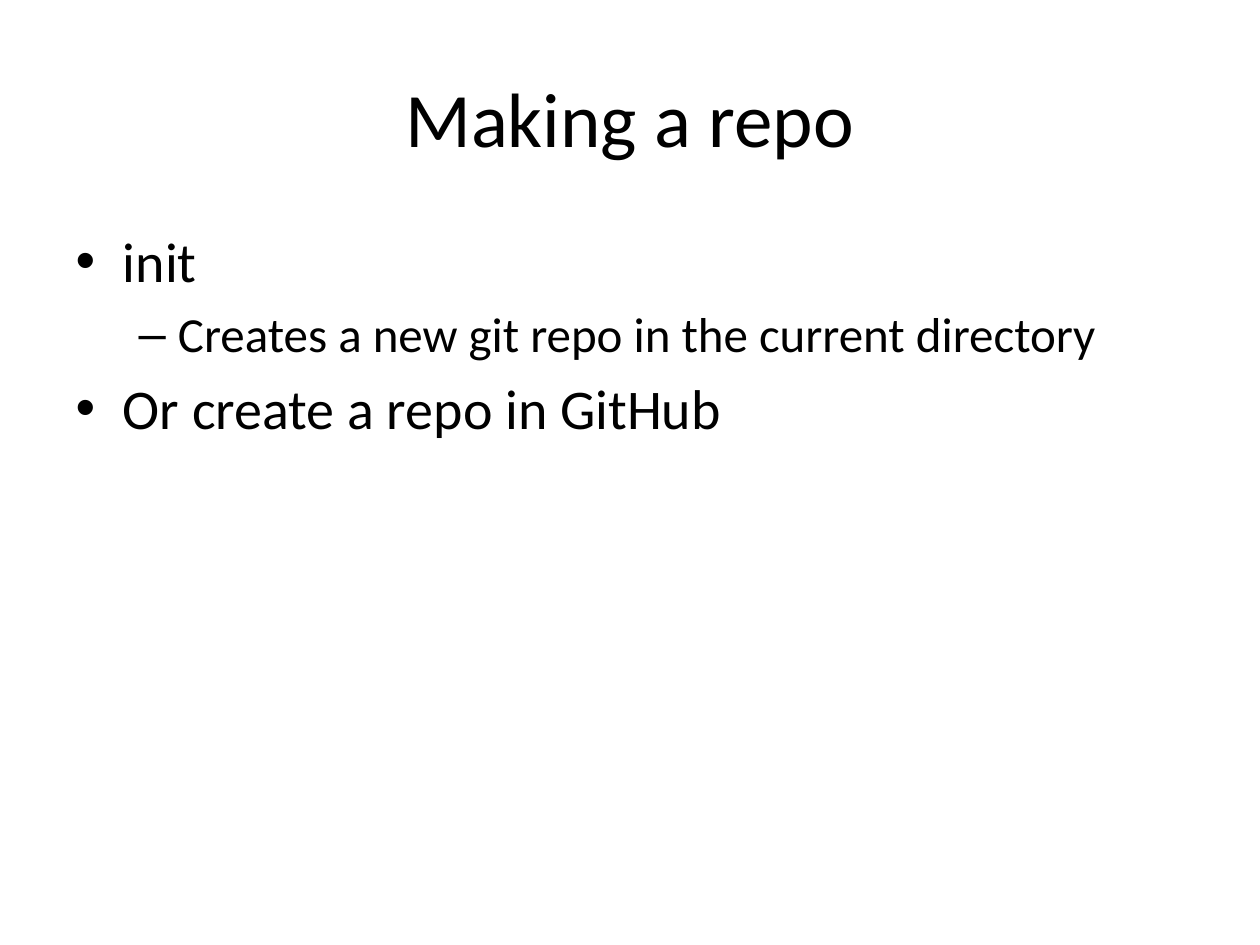
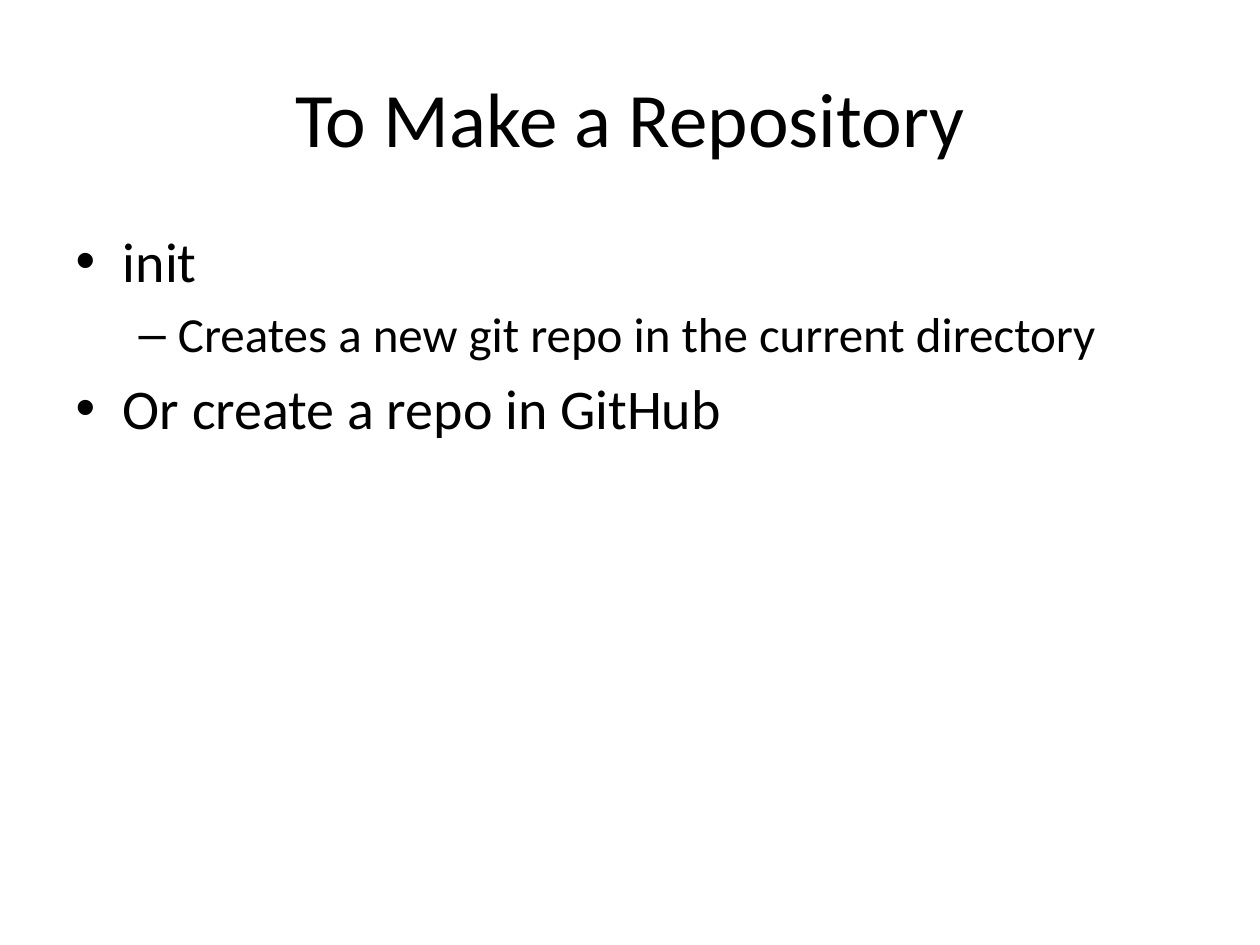
Before and after one commit to jessehartloff/CourseWebsite, a slide deck: slide 9 of static/courses/10-VersionControl.pptx. Drawn at 1260x945 pixels with LibreOffice and Linux fonts; fonts in the diff are those of the drawing. Boxes give left, top, right and bottom in pixels: in the first picture for what was removed or moved away, otherwise in the second. Text is boxed around its words. In the diff, an @@ line names an element or a change of style, - is before the commit and + after.

```diff
--- a/static/courses/10-VersionControl.pptx
+++ b/static/courses/10-VersionControl.pptx
@@ title at bbox=[295, 93, 964, 160]: text changed @@
-Making a repo
+To Make a Repository
```
Also in this commit, not shown: 6 other slides changed.
